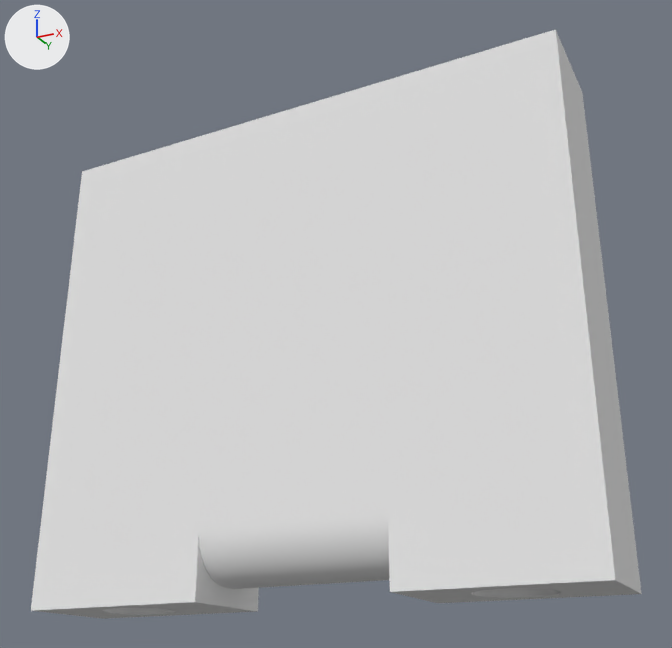
The OBJ model 3Dfiles/CaseFiles/PCBHolder/NordicTRMNLPCBHolder.obj: old version first, new version second.
One viewpoint serves both versions: a 50 mm camera at (2.35, -6.52, -0.49) aimed at (0.21, -2.24, 1.43). The lights are fixed; the arrows at upper left show +X, +Y and +Z. The first picture is the older version. Where no turn or scale is listed for an object, it has been applied to the vertices.

The first picture shows 'NordicTRMNLPCBHolder'.
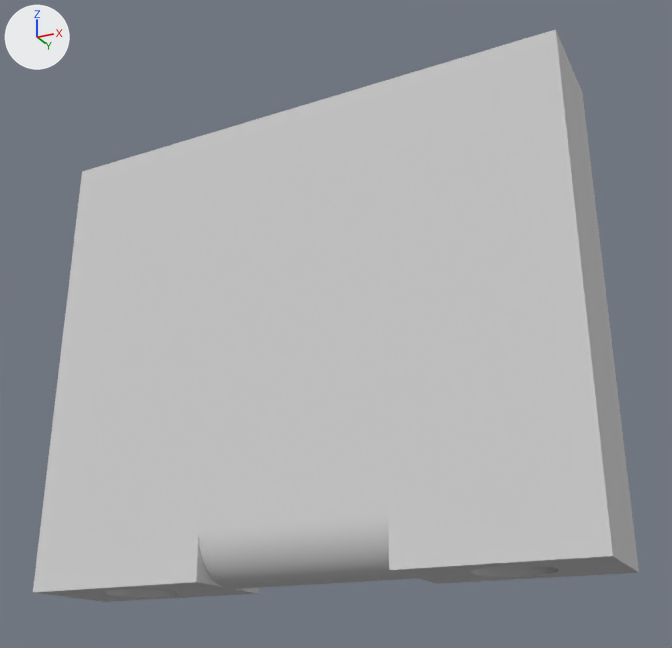
The change in detail:
Material 'Steel_-_Satin' (mat_steel___satin) changes colour from white #e7e7e7 to light grey #cfcfcf; in linear values from (0.8, 0.8, 0.8) to (0.627, 0.627, 0.627).
me_nordictrmnlpcbholder is used by ob_nordictrmnlpcbholder; location (0.0, 0.0, 0.0).
me_nordictrmnlpcbholder had 328 vertices, 652 faces and spanned x -1.48..1.62, y -2.56..-1.96, z -0.04..2.69.
me_nordictrmnlpcbholder now has 328 vertices, 652 faces and spans x -1.48..1.62, y -2.56..-1.96, z 0.05..2.69.
Part 1, on me_nordictrmnlpcbholder:
18 vertices are removed from x -0.83..0.98, y -2.56..-1.96, z -0.04.
96 faces are deleted.
38 vertices in x -1.48..1.62, y -2.56..-1.96, z -0.04 move by (0.0, 0.0, 0.09).
18 new vertices lie (0.0, 0.0, -0.25) away from vertices in x -0.83..0.98, y -2.56..-1.96, z 0.3.
96 new faces join them.

Location of each change, [x1, y1, x2, y2] in pixels of the pictures (672 x 648 px; the box of a moved part takes in the faces that stretch with it):
'NordicTRMNLPCBHolder', recoloured, reshaped (white to light grey): before [31, 29, 642, 619]; after [33, 29, 639, 602]
part 1 of me_nordictrmnlpcbholder, moved or reshaped: before [31, 514, 633, 619]; after [35, 514, 624, 602]
